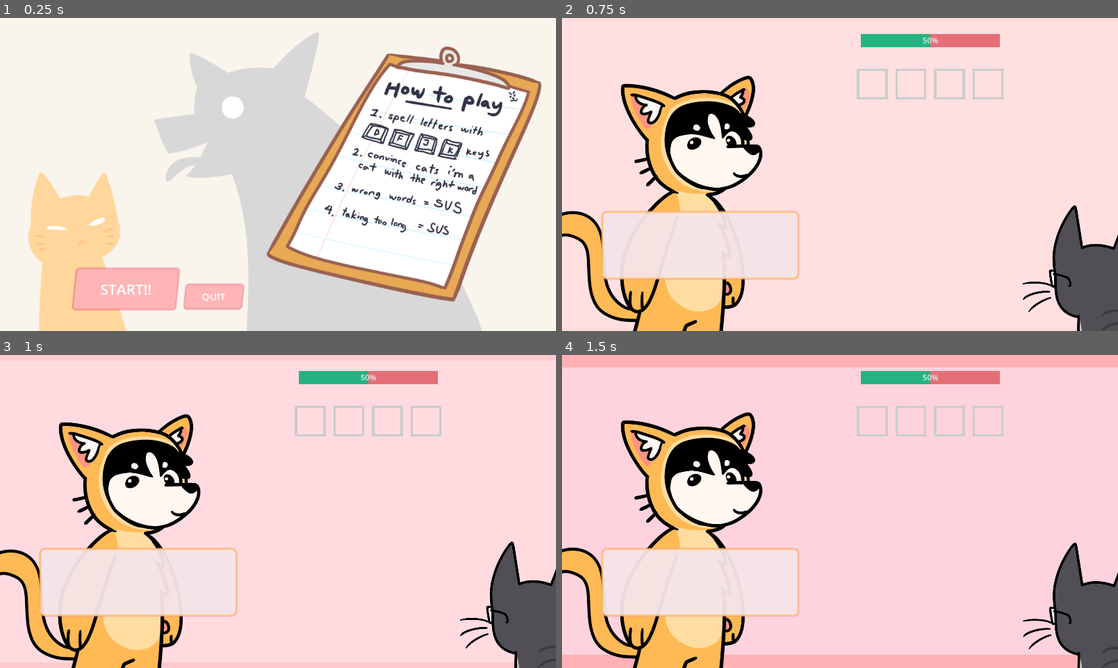
Above: before the commit, frames 1-4 (two rows, left to right).
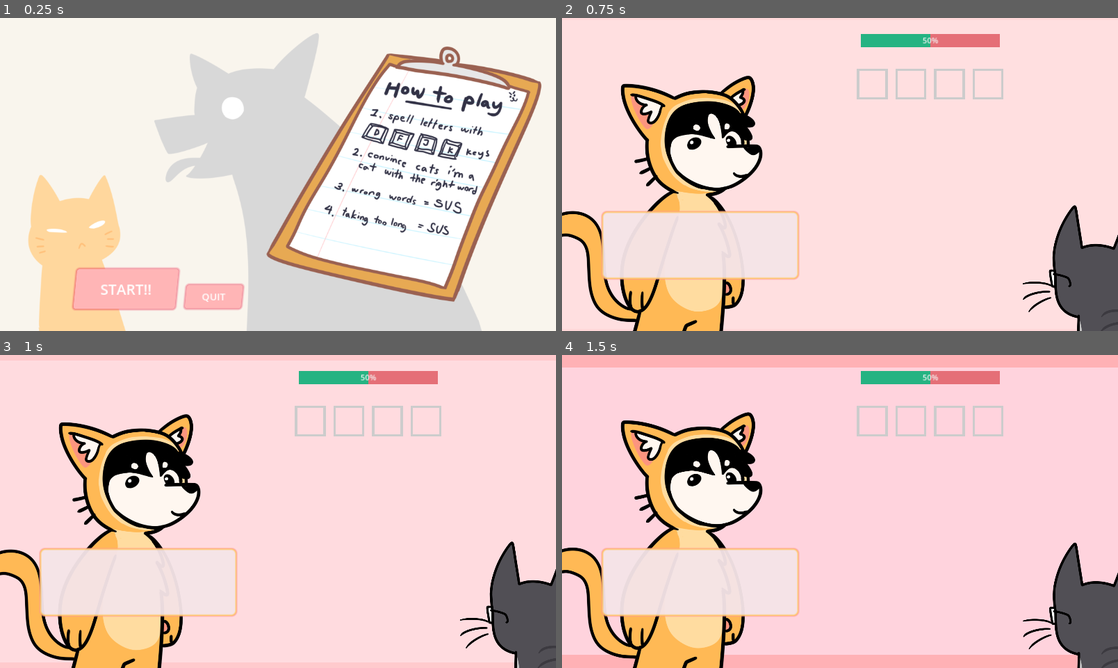
Above: after the commit, the same moments.

Repository: crawsoir/pizza_game
Game: Godot game, scene res://main.tscn
Two runs of this game, one before a commit and one after it. Both use one fixed random seed, a clock stepped at 60 frames per second and the inputs below.
Inputs:
- Up to frame 1 (0.25 s): no input
- Up to frame 2 (0.75 s): click "START!!" at 0.5 s
- Up to frame 3 (1 s): no input
- Up to frame 4 (1.5 s): tap Z (interact) at 1.35 s

The runs differ from the first frame. In frame 1, 0.5% of the frame differs, in the area x 5-58%, y 4-100%; in frame 2, nothing differs; in frame 3, nothing differs; in frame 4, nothing differs.

Commit message:
main menu animations

Diff:
--- a/StartGameScreen.gd
+++ b/StartGameScreen.gd
@@ -1,4 +1,7 @@
 extends Control
+
+func _ready():
+	$AnimationPlayer.play("default")
 
 func _on_quit_pressed():
 	get_tree().quit()
--- a/StartGameScreen.tscn
+++ b/StartGameScreen.tscn
@@ -32,6 +32,68 @@
 skew = Vector2(0.1, 0)
 
 [sub_resource type="StyleBoxEmpty" id="StyleBoxEmpty_wum4o"]
+
+[sub_resource type="Animation" id="Animation_ccxrj"]
+resource_name = "default"
+length = 5.0
+loop_mode = 1
+tracks/0/type = "value"
+tracks/0/imported = false
+tracks/0/enabled = true
+tracks/0/path = NodePath("Dog:position")
+tracks/0/interp = 1
+tracks/0/loop_wrap = true
+tracks/0/keys = {
+"times": PackedFloat32Array(0, 2, 5),
+"transitions": PackedFloat32Array(1, 1, 1),
+"update": 0,
+"values": [Vector2(665, 363), Vector2(665, 375), Vector2(665, 363)]
+}
+tracks/1/type = "value"
+tracks/1/imported = false
+tracks/1/enabled = true
+tracks/1/path = NodePath("Cat:position")
+tracks/1/interp = 1
+tracks/1/loop_wrap = true
+tracks/1/keys = {
+"times": PackedFloat32Array(0, 3, 5),
+"transitions": PackedFloat32Array(1, 1, 1),
+"update": 0,
+"values": [Vector2(160, 485), Vector2(160, 479), Vector2(160, 485)]
+}
+
+[sub_resource type="Animation" id="Animation_tfy6a"]
+length = 0.001
+tracks/0/type = "value"
+tracks/0/imported = false
+tracks/0/enabled = true
+tracks/0/path = NodePath("Dog:position")
+tracks/0/interp = 1
+tracks/0/loop_wrap = true
+tracks/0/keys = {
+"times": PackedFloat32Array(0),
+"transitions": PackedFloat32Array(1),
+"update": 0,
+"values": [Vector2(665, 363)]
+}
+tracks/1/type = "value"
+tracks/1/imported = false
+tracks/1/enabled = true
+tracks/1/path = NodePath("Cat:position")
+tracks/1/interp = 1
+tracks/1/loop_wrap = true
+tracks/1/keys = {
+"times": PackedFloat32Array(0),
+"transitions": PackedFloat32Array(1),
+"update": 0,
+"values": [Vector2(160, 479)]
+}
+
+[sub_resource type="AnimationLibrary" id="AnimationLibrary_dwntt"]
+_data = {
+"RESET": SubResource("Animation_tfy6a"),
+"default": SubResource("Animation_ccxrj")
+}
 
 [node name="StartGameScreen" type="Control"]
 layout_mode = 3
@@ -95,5 +157,10 @@
 position = Vector2(837, 323)
 texture = ExtResource("1_813rd")
 
+[node name="AnimationPlayer" type="AnimationPlayer" parent="."]
+libraries = {
+"": SubResource("AnimationLibrary_dwntt")
+}
+
 [connection signal="pressed" from="Start" to="." method="_on_start_pressed"]
 [connection signal="pressed" from="Quit" to="." method="_on_quit_pressed"]
Not shown: 1 places in StartGameScreen.tscn that only renumber resources
